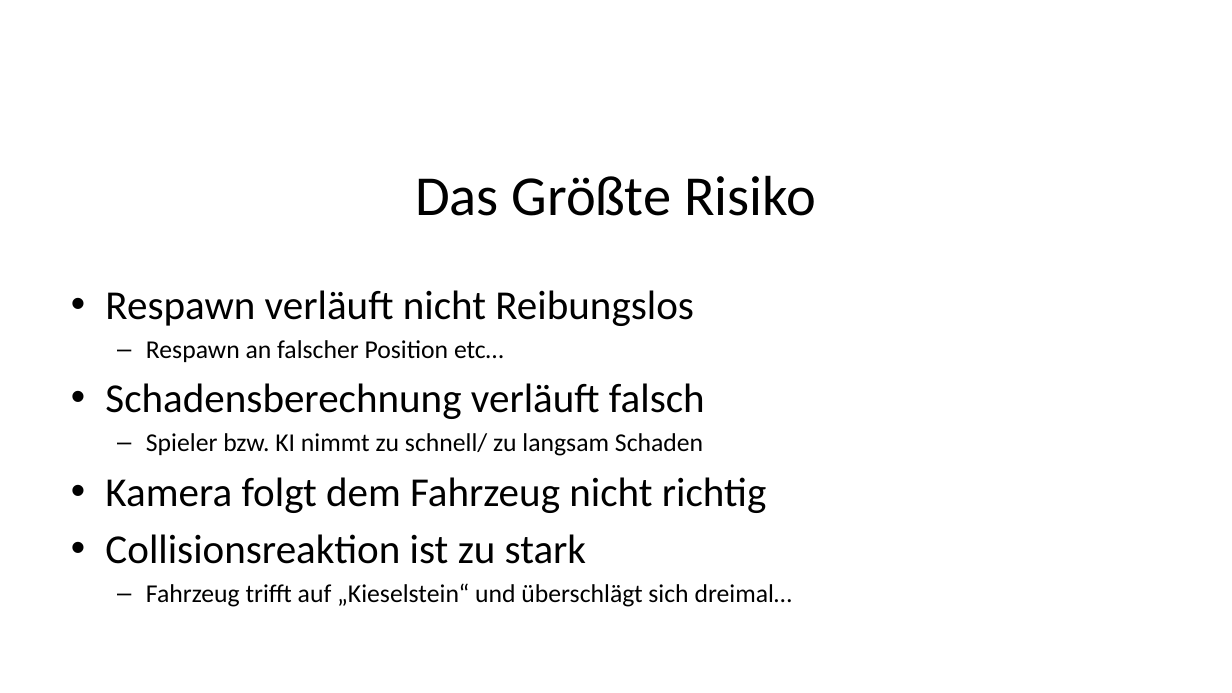
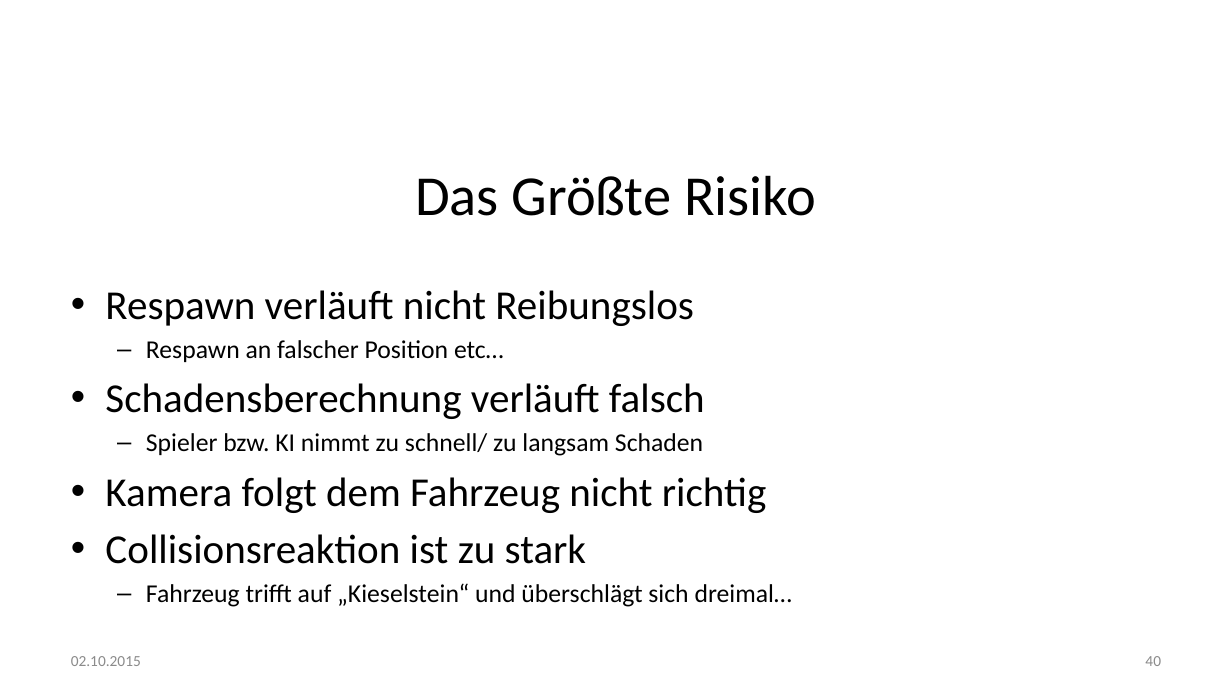
Before and after one commit to fdai3905/GDV2015, a slide deck: slide 40 of final/GDV - Finale Präsentation V0.9.pptx (slide 33 before the commit). Drawn at 1232x693 pixels with LibreOffice and Linux fonts; fonts in the diff are those of the drawing; background and template pictures are left out. Boxes give left, top, right and bottom in pixels: in the first picture for what was removed or moved away, otherwise in the second. Text is boxed around its words. In the diff, an @@ line names an element or a change of style, - is before the commit and + after.

```diff
--- a/final/GDV - Finale Präsentation V0.9.pptx
+++ b/final/GDV - Finale Präsentation V0.9.pptx
@@ text added at (x1=71, y1=656, x2=141, y2=666), 12 pt, text #8C8C8C @@
+02.10.2015
@@ page number added at (x1=1145, y1=656, x2=1161, y2=666), 12 pt, text #8C8C8C @@
+40
```
Also in this commit, not shown: 31 other slides changed, 7 slides added, 44 other files.
